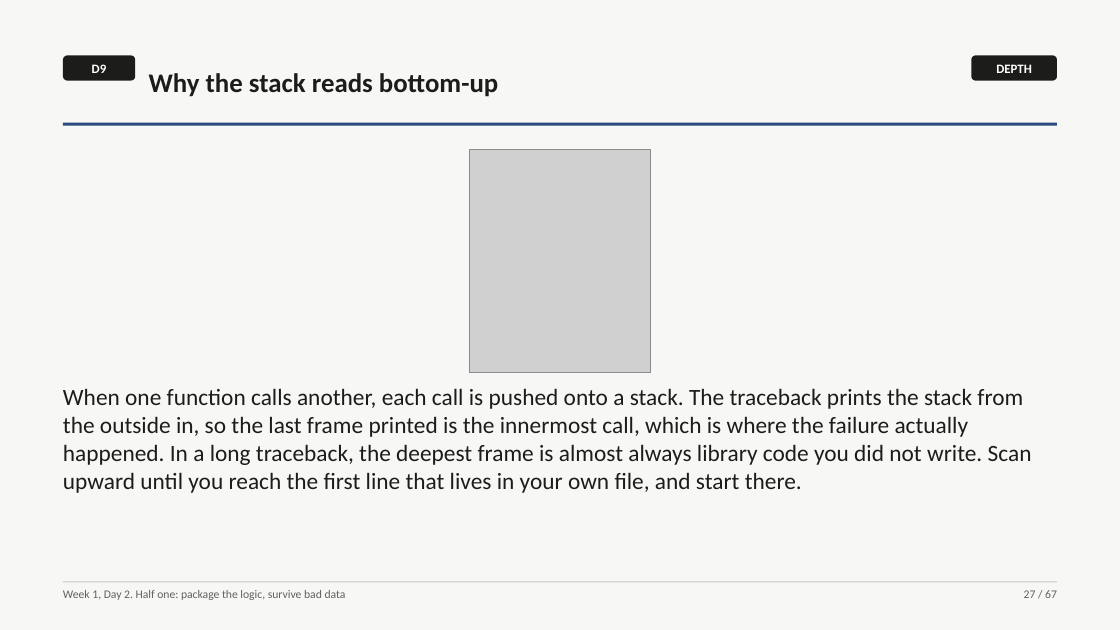
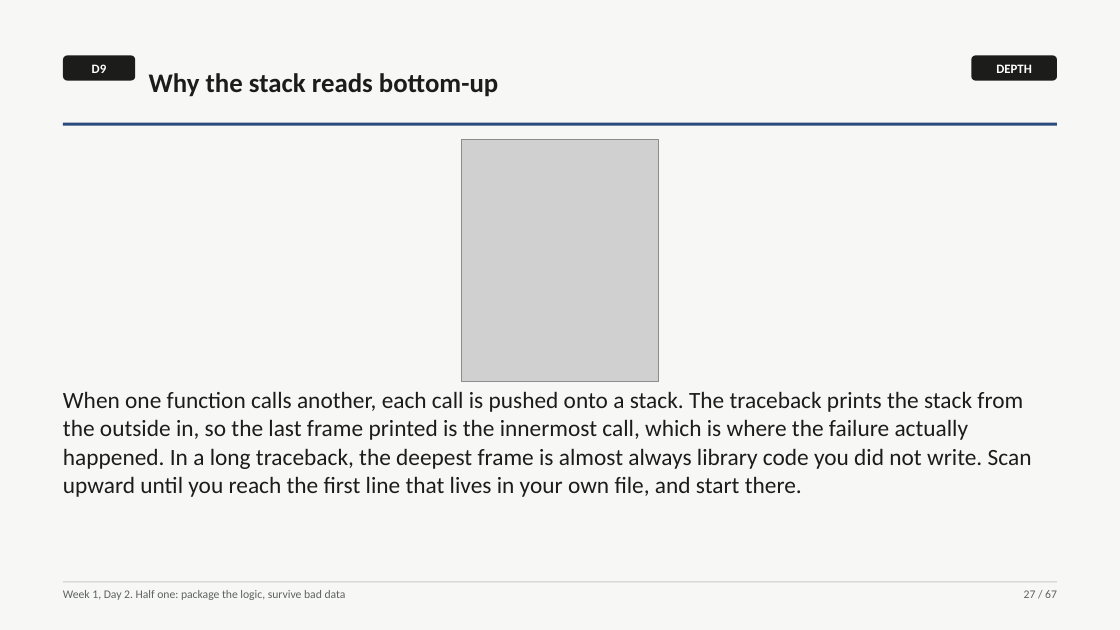
Before and after one commit to fde-academy-lab/c2-content-factory, a slide deck: slide 27 of content/W01/D2/slides/C2_W01_D02_half1_STUDENT.pptx. Drawn at 1120x630 pixels with LibreOffice and Linux fonts; fonts in the diff are those of the drawing; grey boxes stand for pictures. Boxes give left, top, right and bottom in pixels: in the first picture for what was removed or moved away, otherwise in the second. Text is boxed around its words. In the diff, an @@ line names an element or a change of style, - is before the commit and + after.

```diff
--- a/content/W01/D2/slides/C2_W01_D02_half1_STUDENT.pptx
+++ b/content/W01/D2/slides/C2_W01_D02_half1_STUDENT.pptx
@@ picture: place and size @@
-picture at [470, 150, 650, 372]
+picture at [462, 139, 659, 381]
@@ text "When one function calls another, ...": place and size @@
-text "When one function calls another, ..." at [63, 388, 1032, 493]
+text "When one function calls another, ..." at [63, 391, 1032, 497]
```
Also in this commit, not shown: 4 other slides changed, 23 other files.
